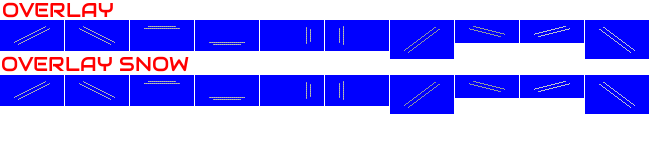
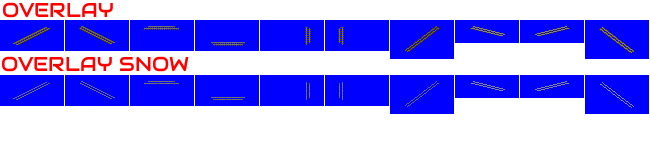
Layered file, before and after one edit (650 × 150). Changes by layer:
renamed "HighSpeed" to "RAVE", hid it over (13, 26, 635, 108)
removed layer "OVERLAY NORMAL" over (13, 26, 635, 53)
renamed "OVERLAY SNOW" to "FEVE", painted on it over (13, 26, 635, 108)
